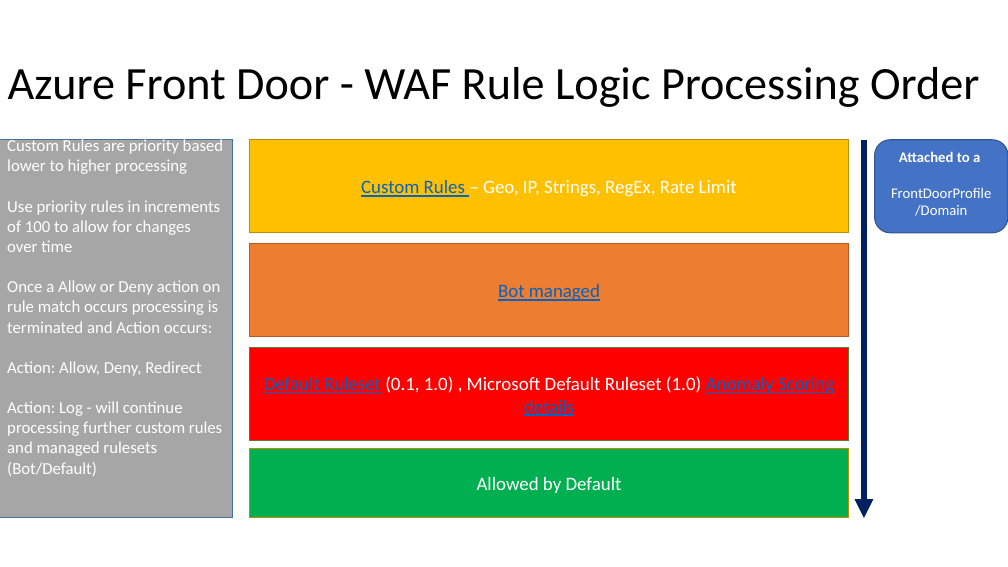
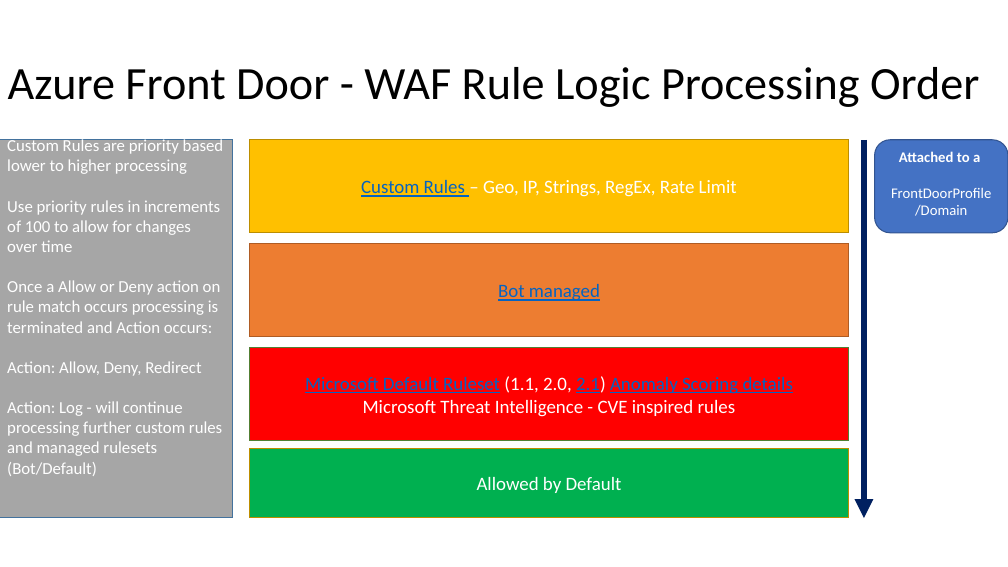
Before and after one commit to swiftsolves-msft/decks, a slide deck: slide 1 of AZ WAF Rule Logic.pptx. Drawn at 1008x567 pixels with LibreOffice and Linux fonts; fonts in the diff are those of the drawing. Boxes give left, top, right and bottom in pixels: in the first picture for what was removed or moved away, otherwise in the second. Text is boxed around its words. In the diff, an @@ line names an element or a change of style, - is before the commit and + after.

```diff
--- a/AZ WAF Rule Logic.pptx
+++ b/AZ WAF Rule Logic.pptx
@@ text in rectangle at (x1=305, y1=376, x2=793, y2=417): text changed @@
-Default Ruleset (0.1, 1.0) , Microsoft Default Ruleset (1.0) Anomaly Scoring details
+Microsoft Default Ruleset (1.1, 2.0, 2.1) Anomaly Scoring details
+Microsoft Threat Intelligence - CVE inspired rules
```
